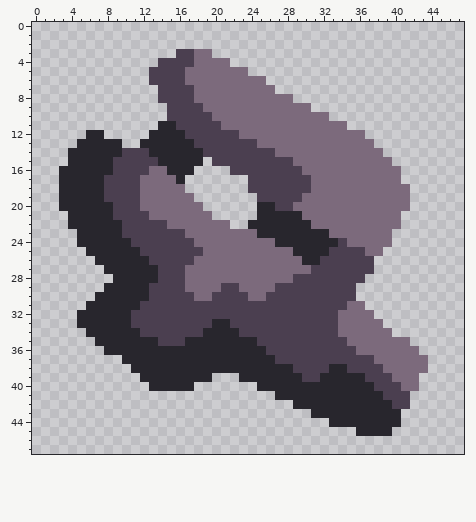
Pixel-art sprite, stored at assets/sprites/blocks/environment/objects/lampros-boulder1.png. That is the earlier state.
The file is 48x48 pixels.
Once edited:
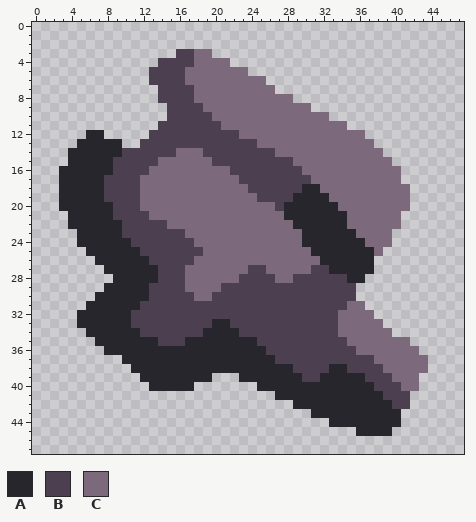
Palette (. is transparent): A #28262d  B #4b3f50  C #7c6a7c
The edit:
@@ x 10..39 @@
 10 .....BBBBBCCCCCCCCCCCCC.......
-11 ....AABBBBBCCCCCCCCCCCCCC.....
-12 ...AAAABBBBBBCCCCCCCCCCCCCC...
-13 ..AAAAAABBBBBBBCCCCCCCCCCCCC..
-14 BBBAAAAAABBBBBBBBCCCCCCCCCCCC.
-15 BBBBAAAAA.BBBBBBBBBCCCCCCCCCCC
-16 BBBCCAAA....BBBBBBBBCCCCCCCCCC
-17 BBCCCCA.......BBBBBBBCCCCCCCCC
-18 BBCCCCC.......BBBBBBBCCCCCCCCC
-19 BBCCCCCC.......BBBBBCCCCCCCCCC
-20 BBCCCCCCC......AABBCCCCCCCCCCC
-21 BBBCCCCCCC.....AAAAACCCCCCCCCC
-22 BBBBBCCCCCCC..AAAAAAACCCCCCCCC
-23 BBBBBBBCCCCCCCCAAAAAAAACCCCCCC
-24 ABBBBBBBCCCCCCCCCAAAAAAABCCCCC
-25 AABBBBBBBCCCCCCCCCCAAAABBBBCC.
-26 AAABBBBBCCCCCCCCCCCCAABBBBBB..
-27 AAAABBBCCCCCCCCCCCCCCBBBBBBB..
-28 AAAABBBCCCCCCCCCCCCBBBBBBBB...
-29 AAABBBBCCCCBBCCCCBBBBBBBBB....
-30 AAABBBBBCCBBBBCCBBBBBBBBBB....
+11 ....BBBBBBBCCCCCCCCCCCCCC.....
+12 ...BBBBBBBBBBCCCCCCCCCCCCCC...
+13 ..BBBBBBBBBBBBBCCCCCCCCCCCCC..
+14 BBBBBBCCCBBBBBBBBCCCCCCCCCCCC.
+15 BBBBCCCCCCBBBBBBBBBCCCCCCCCCCC
+16 BBBCCCCCCCCCBBBBBBBBCCCCCCCCCC
+17 BBCCCCCCCCCCCBBBBBBBBCCCCCCCCC
+18 BBCCCCCCCCCCCCBBBBBBAACCCCCCCC
+19 BBCCCCCCCCCCCCCBBBBAAAACCCCCCC
+20 BBCCCCCCCCCCCCCCCBAAAAAACCCCCC
+21 BBBCCCCCCCCCCCCCCCAAAAAAACCCCC
+22 BBBBBCCCCCCCCCCCCCCAAAAAACCCCC
+23 BBBBBBBCCCCCCCCCCCCCAAAAAACCCC
+24 ABBBBBBBCCCCCCCCCCCCAAAAAAACCC
+25 AABBBBBBBCCCCCCCCCCCCAAAAAAAC.
+26 AAABBBBBCCCCCCCCCCCCCCAAAAAA..
+27 AAAABBBCCCCCCCBBCCCCCBBAAAAA..
+28 AAAABBBCCCCCCBBBBCCBBBBBBAA...
+29 AAABBBBCCCCBBBBBBBBBBBBBBB....
+30 AAABBBBBCCBBBBBBBBBBBBBBBB....
 31 AABBBBBBBBBBBBBBBBBBBBBBBCC...
Pixel boxes of the changes (left, top, right, bottom) in both pictures:
changed: (140, 121, 374, 301)
